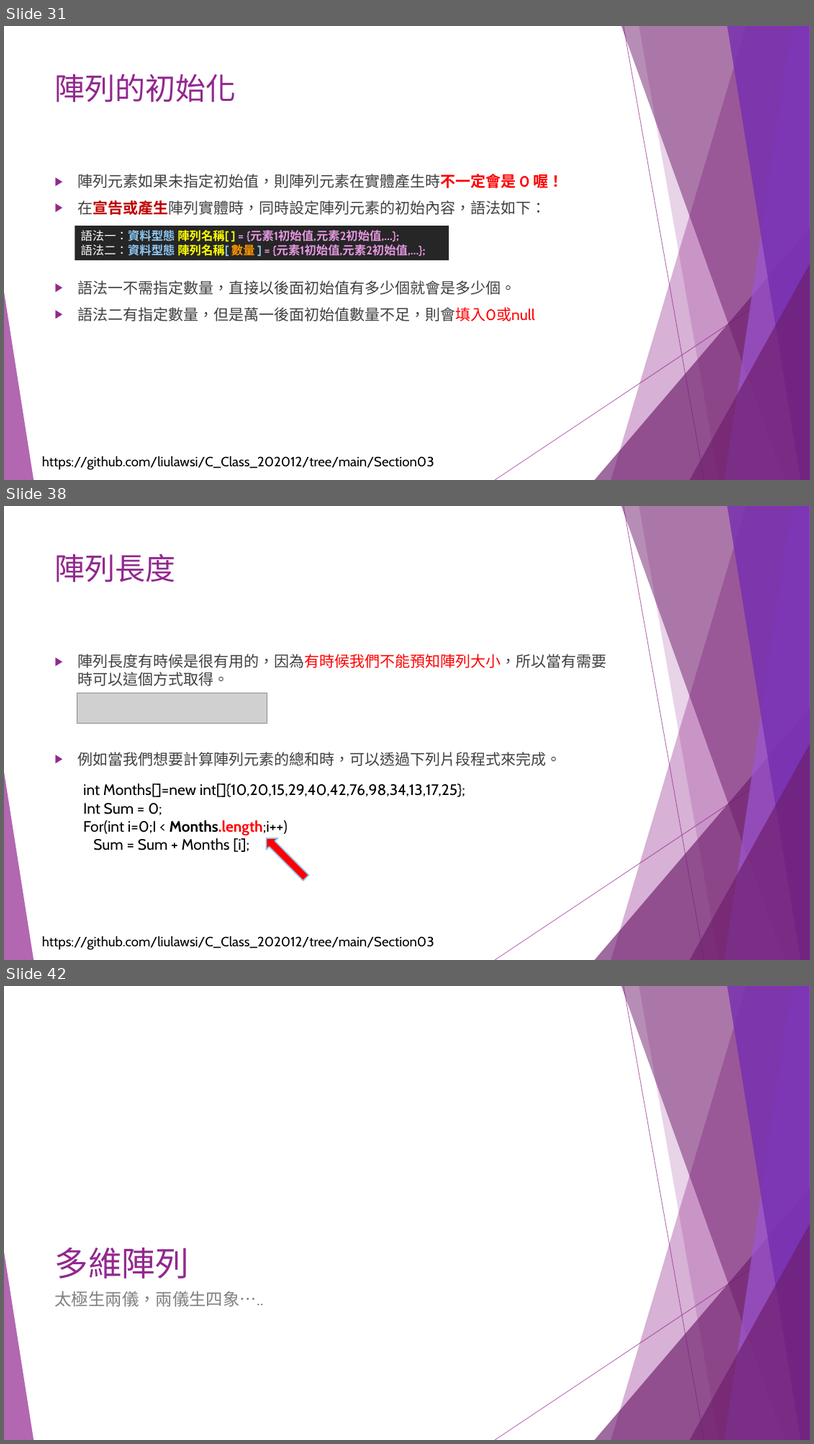
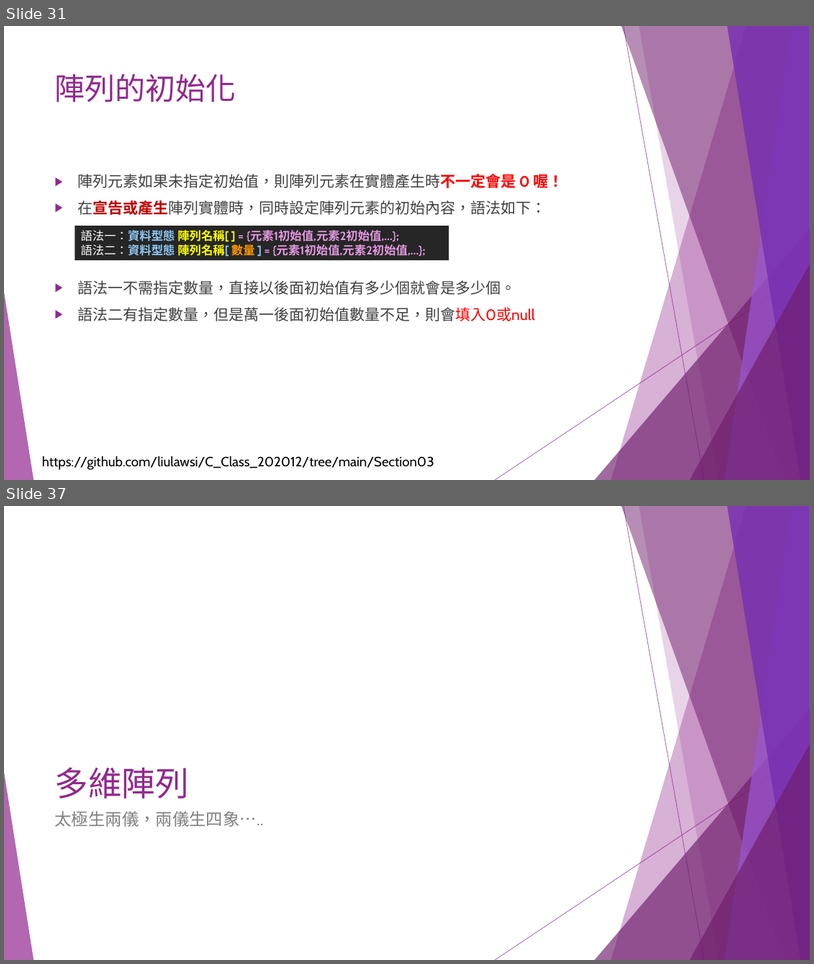
Before and after one commit to liulawsi/My_PPTs, a slide deck: CHING JIAN/C_Class/04陣列好好用.pptx. Shown one above the other, each under a label of ours: slides 31, 38 and 42 before the commit, slides 31 and 37 after it; the slides between them are not shown. The pictures are 814x1444 and 814x964 pixels, drawn with LibreOffice and Linux fonts; fonts in the diff are those of the drawing; grey boxes stand for pictures. Boxes give left, top, right and bottom in pixels: in the first picture for what was removed or moved away, otherwise in the second. Text is boxed around its words. In the diff, an @@ line names an element or a change of style, - is before the commit and + after.

```diff
--- a/CHING JIAN/C_Class/04陣列好好用.pptx
+++ b/CHING JIAN/C_Class/04陣列好好用.pptx
@@ slide 38 removed at [4, 506, 810, 960], background #FFFFFF; not listed: 11 template elements that a slide beside it also shows @@
@@ title removed at [55, 554, 176, 582] @@
-陣列長度
@@ text removed at [77, 654, 607, 766] @@
-▶ 陣列長度有時候是很有用的，因為有時候我們不能預知陣列大小，所以當有需要時可以這個方式取得。
-▶ 例如當我們想要計算陣列元素的總和時，可以透過下列片段程式來完成。
@@ picture removed at [77, 692, 267, 723] @@
@@ text removed at [83, 783, 466, 852] @@
-int Months[]=new int[]{10,20,15,29,40,42,76,98,34,13,17,25};
-Int Sum = 0;
-For(int i=0;I < Months.length;i++)
-Sum = Sum + Months [i];
@@ right arrow removed at [260, 832, 312, 883] @@
@@ what was slide 42 is now slide 37 @@
```
Also in this commit, not shown: 8 slides changed, 5 other slides removed.
